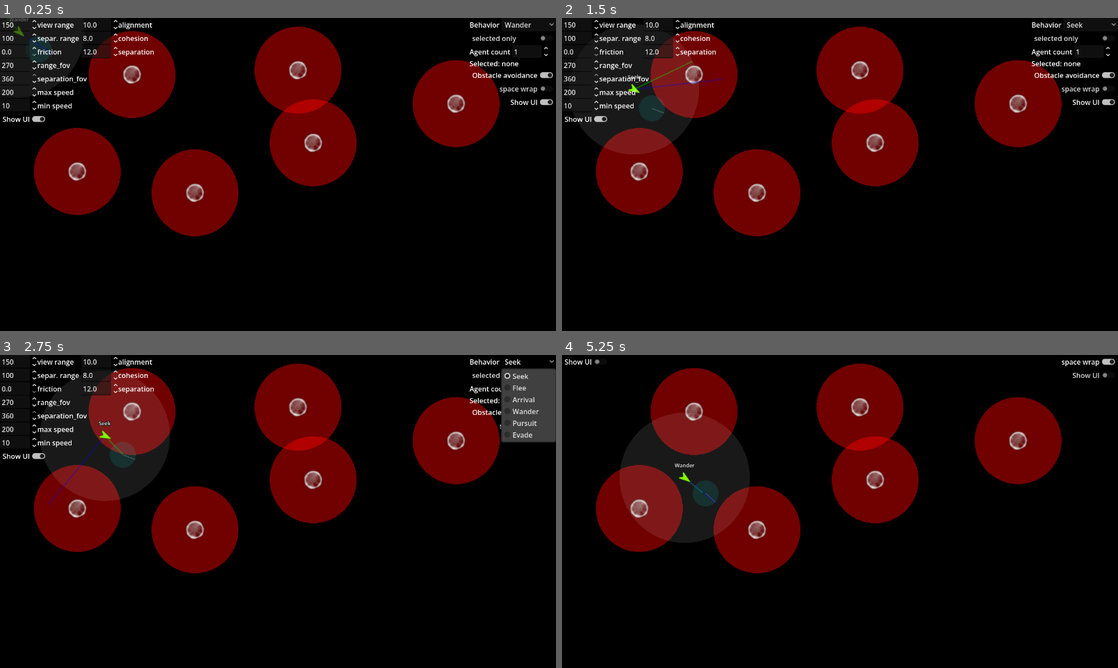
Above: before the commit, frames 1-4 (two rows, left to right).
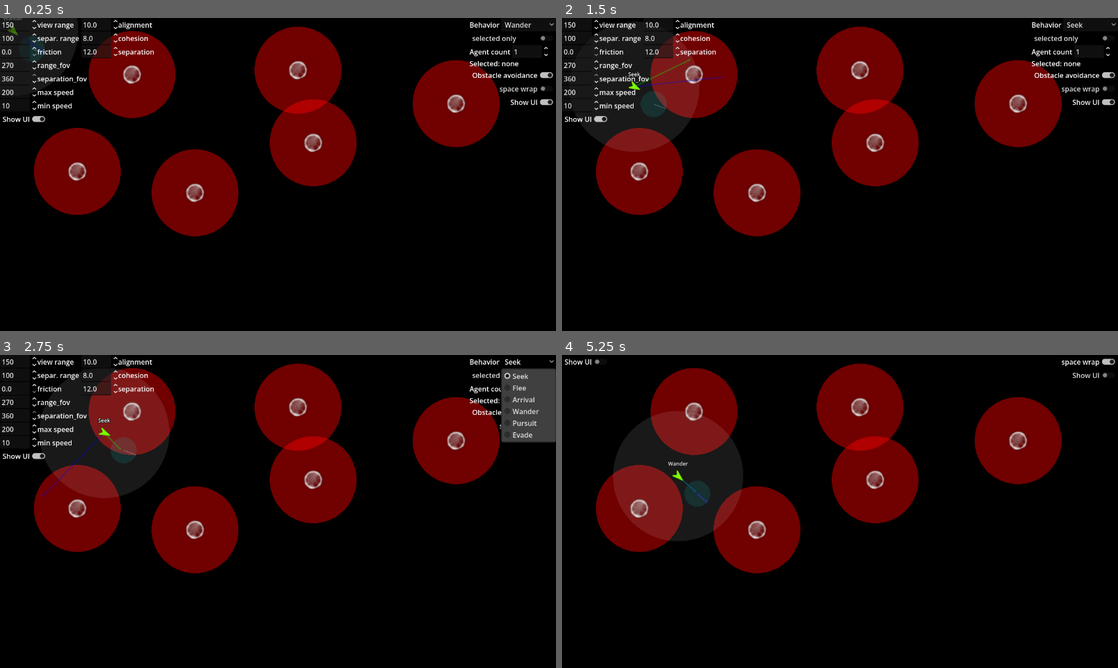
Above: after the commit, the same moments.

Repository: JohnMeadow1/classic_ai_for_games
Game: Godot game, scene res://main.tscn
Two runs of this game, one before a commit and one after it. Both use one fixed random seed, a clock stepped at 60 frames per second and the inputs below.
Inputs:
- Up to frame 1 (0.25 s): no input
- Up to frame 2 (1.5 s): click "Wander" at 0.5 s; click "selected only" at 1.25 s
- Up to frame 3 (2.75 s): click "Seek" at 2 s
- Up to frame 4 (5.25 s): click "Obstacle avoidance" at 2.75 s; click "space wrap" at 3.5 s; click "Show UI" at 4.25 s; click "Show UI" at 5 s

The runs differ from the first frame. In frame 1, 0.3% of the frame differs, in the area x 0-15%, y 0-25%; in frame 2, 0.5%; in frame 3, 0.5%; in frame 4, 1.1%, in the area x 9-34%, y 18-60%.

Commit message:
reduced spawn velocity

Diff:
--- a/01_agent_steering/Botek.gd
+++ b/01_agent_steering/Botek.gd
@@ -26,7 +26,7 @@
 var path_index := 0
 
 func _ready():
-	velocity = Vector2.RIGHT.rotated(randf()*TAU) * Steering.max_speed
+	velocity = Vector2.RIGHT.rotated(randf()*TAU) * Steering.max_speed / 60.0
 	update_behavior_label()
 
 func get_behavior_name() -> String:
